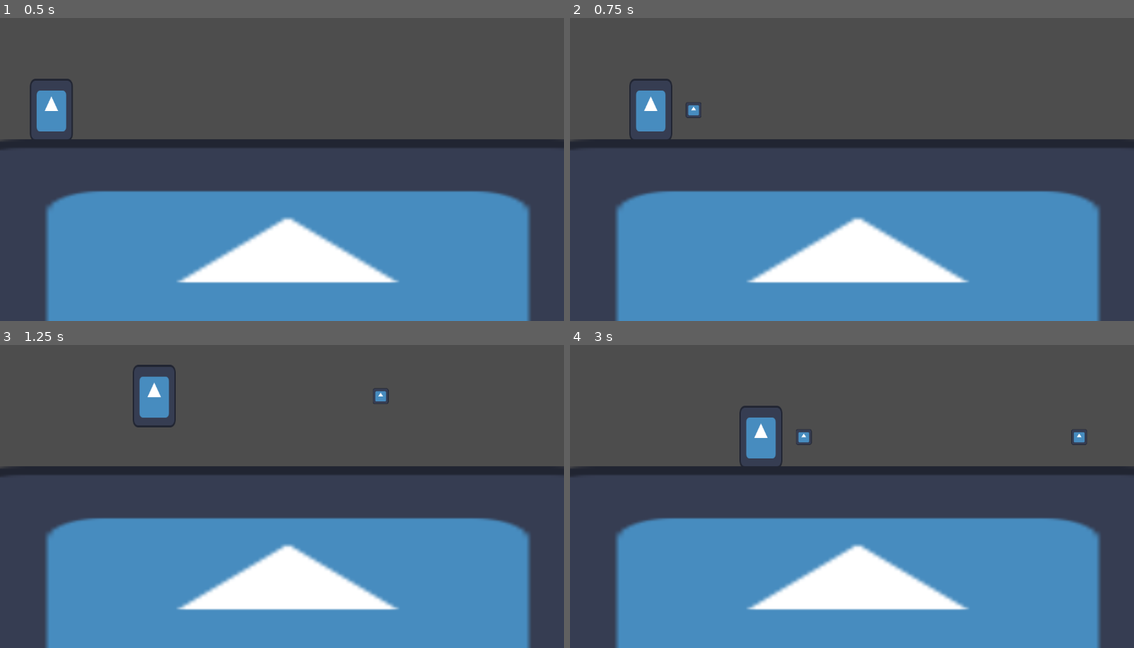
Above: before the commit, frames 1-4 (two rows, left to right).
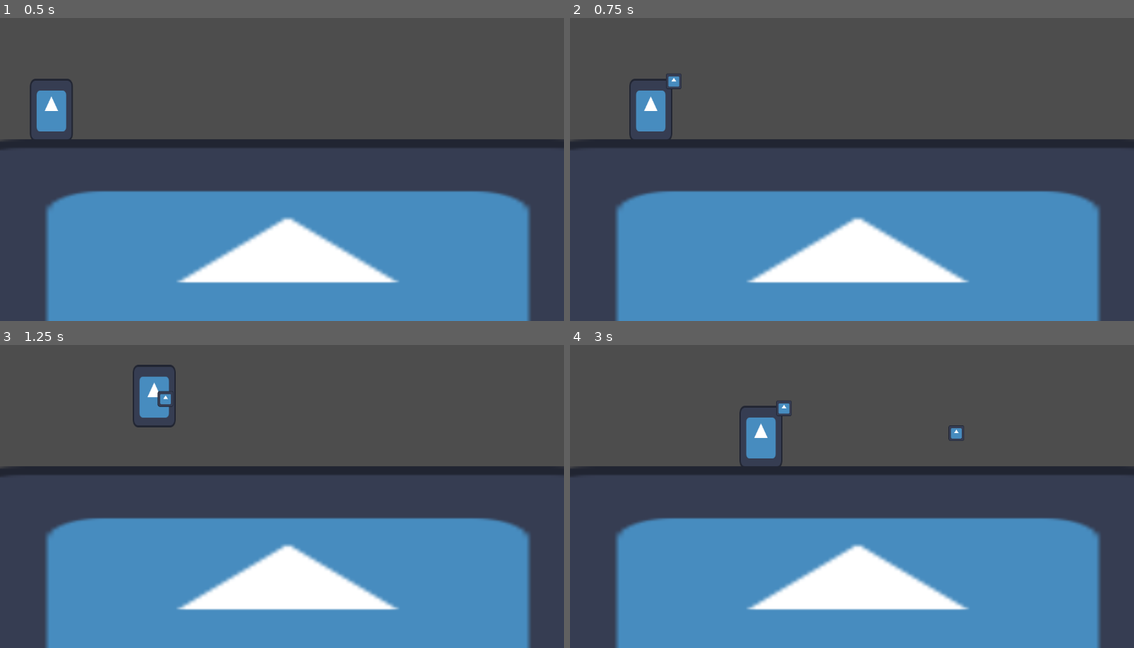
Above: after the commit, the same moments.

Repository: MisuseofMana/RPS-RGB
Game: Godot game, scene res://scenes/seans-floor.tscn
Two runs of this game, one before a commit and one after it. Both use one fixed random seed, a clock stepped at 60 frames per second and the inputs below. The project has no main scene, so this scene is started directly. The engine's default icon, where the game draws it, is replaced by a stand-in: a white triangle on a blue panel in a dark square.
Inputs:
- Up to frame 1 (0.5 s): no input
- Up to frame 2 (0.75 s): tap Enter at 0.5 s; hold D (right) from 0.53 s (still down); tap E (rock) at 0.6 s
- Up to frame 3 (1.25 s): keep holding D (right); tap Space (jump) at 0.77 s
- Up to frame 4 (3 s): tap E (rock) at 1.35, 2.1, 2.85 s; tap Space (jump) at 1.52 s; release D (right) at 2.03 s; hold Left (left) 2.03-2.78 s; hold D (right) from 2.78 s (still down)

Frame 1 is identical in both runs. In frame 2, 0.2% of the frame differs, in the area x 17-24%, y 18-34%; in frame 3, 0.2%; in frame 4, 0.4%, in the area x 36-92%, y 18-34%.

Commit message:
rock work

Diff:
--- a/actors/player.gd
+++ b/actors/player.gd
@@ -30,6 +30,11 @@
 		shoot()
 
 func shoot():
-	var rock = ROCK.instantiate()
-	add_child(rock)
+	#var rock = Rock.new(rock_origin.position.x, rock_origin.position.y)
+
+	var rock : Rock = ROCK.instantiate()
+	rock.start_position = rock_origin.global_position
+	rock.position = rock_origin.global_position
+	get_tree().root.add_child(rock)
+
 	#rock.transform = rock_origin.global_transform
--- a/scenes/rock.gd
+++ b/scenes/rock.gd
@@ -1,11 +1,42 @@
 extends Area2D
+class_name Rock
 
 var speed = 750
 
+var duration = 2.0
+var time_elapsed = 0.0
+
+var start_position : Vector2 = Vector2(0, 0)
+
+var P0 = Vector2(0,0)  # Start point
+var P1 = Vector2(300, -350)   # Control point
+var P2 = Vector2(340, 1000)  # End point
+
+func _ready():
+	P0 = P0 + start_position
+	position = P0
+	P1 = P1 + start_position
+	P2 = P2 + start_position
+	print(P0)
+	print(P1)
+	print(P2)
+
 func _physics_process(delta):
-	position += transform.x * speed * delta
+	time_elapsed += delta
+	var t = time_elapsed / duration
+	t = clamp(t, 0.0, 1.0)  # Ensure t stays within the range [0, 1]
+	position = bezier(P0, P1, P2, t)
+
+	# If the projectile has reached the end, you can stop moving or destroy it
+	if t == 1.0:
+		queue_free()
 
 func _on_Bullet_body_entered(body):
 	if body.is_in_group("mobs"):
 		body.queue_free()
 	queue_free()
+
+func bezier(Position1: Vector2, Position2: Vector2, Position3: Vector2, t: float) -> Vector2:
+	var x = (1 - t) * (1 - t) * P0.x + 2 * (1 - t) * t * P1.x + t * t * P2.x
+	var y = (1 - t) * (1 - t) * P0.y + 2 * (1 - t) * t * P1.y + t * t * P2.y
+	return Vector2(x, y)
Not shown: 1 places in scenes/test_level.tscn that only renumber resources
Not shown, added: scenes/sea9715.tmp
Not shown, added: scenes/seaA59C.tmp
Not shown, added: scenes/seaCDF5.tmp
Not shown, added: scenes/seaCE08.tmp
Not shown, added: scenes/seaD1A0.tmp
Not shown, added: scenes/seaDEC0.tmp
